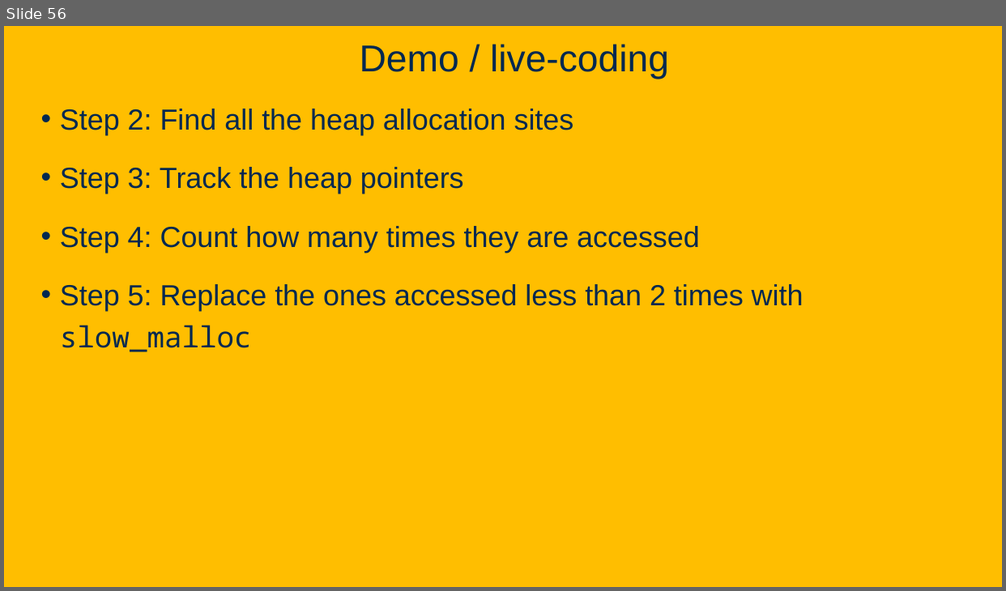
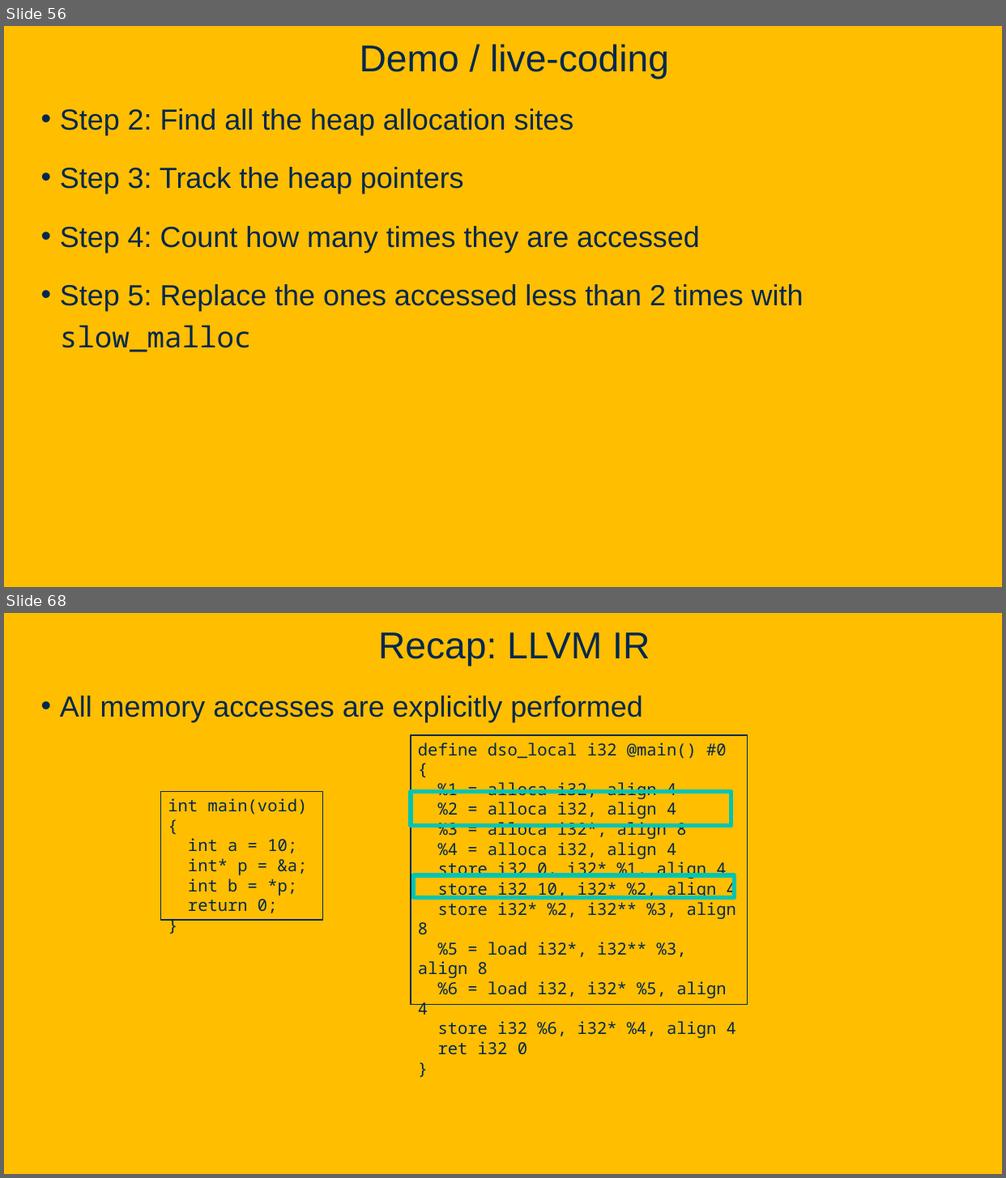
Before and after one commit to davsec-teaching/ECS289C-Spring2025, a slide deck: slides/2_compiler_fundamentals.pptx. Shown one above the other, each under a label of ours: slide 56 before the commit, slides 56 and 68 after it; the slides between them are not shown. The pictures are 1006x591 and 1006x1178 pixels, drawn with LibreOffice and Linux fonts; fonts in the diff are those of the drawing; background and template pictures are left out. Boxes give left, top, right and bottom in pixels: in the first picture for what was removed or moved away, otherwise in the second. Text is boxed around its words. In the diff, an @@ line names an element or a change of style, - is before the commit and + after.

```diff
--- a/slides/2_compiler_fundamentals.pptx
+++ b/slides/2_compiler_fundamentals.pptx
@@ slide 68 added at [4, 613, 1002, 1174], background picture (left out) @@
@@ title added at [378, 632, 650, 666], 36 pt, text #022850 @@
+Recap: LLVM IR
@@ text added at [60, 696, 643, 722], 28 pt, text #022850 @@
+• All memory accesses are explicitly performed
@@ rectangle added at [411, 735, 748, 1004], outline #022850 1 pt, 16 pt, text #022850 @@
+define dso_local i32 @main() #0 {
+%1 = alloca i32, align 4
+%2 = alloca i32, align 4
+%3 = alloca i32*, align 8
+%4 = alloca i32, align 4
+store i32 0, i32* %1, align 4
+store i32 10, i32* %2, align 4
+store i32* %2, i32** %3, align 8
+%5 = load i32*, i32** %3, align 8
+%6 = load i32, i32* %5, align 4
+store i32 %6, i32* %4, align 4
+ret i32 0
+}
@@ rectangle added at [160, 792, 323, 921], outline #022850 1 pt, 16 pt, text #022850 @@
+int main(void) {
+int a = 10;
+int* p = &a;
+int b = *p;
+return 0;
+}
@@ rectangle added at [411, 792, 731, 826], outline #00C4B2 4 pt @@
@@ rectangle added at [414, 875, 734, 898], outline #00C4B2 4 pt @@
```
Also in this commit, not shown: 42 other slides added, 2 other files.
